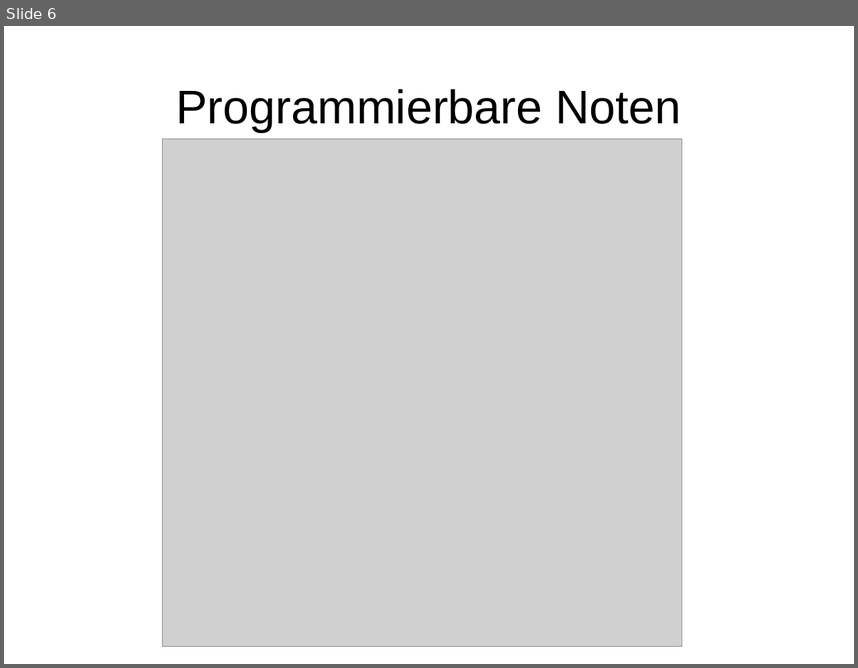
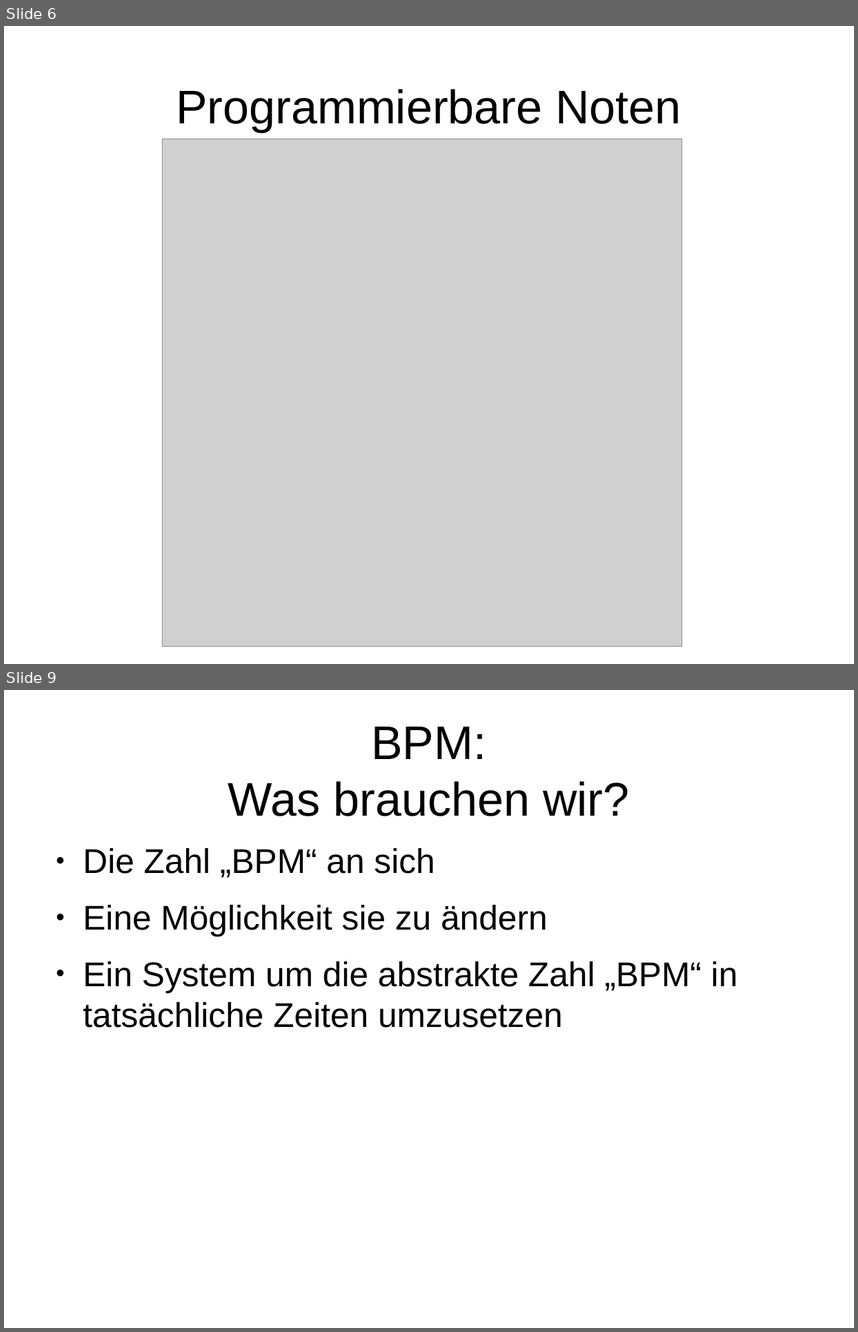
Before and after one commit to dawgermany/praesi-w-sem, a slide deck: Präsentation.odp. Shown one above the other, each under a label of ours: slide 6 before the commit, slides 6 and 9 after it; the slides between them are not shown. The pictures are 858x668 and 858x1332 pixels, drawn with LibreOffice and Linux fonts; fonts in the diff are those of the drawing; grey boxes stand for pictures. Boxes give left, top, right and bottom in pixels: in the first picture for what was removed or moved away, otherwise in the second. Text is boxed around its words. In the diff, an @@ line names an element or a change of style, - is before the commit and + after.

```diff
--- a/Präsentation.odp
+++ b/Präsentation.odp
@@ slide 9 added at [4,690,854,1328], background #FFFFFF @@
@@ title added at [228,727,629,816], 44 pt, text #000000 @@
+BPM:
+Was brauchen wir?
@@ text added at [83,848,738,1027], 32 pt, text #000000 @@
+● Die Zahl „BPM“ an sich
+● Eine Möglichkeit sie zu ändern
+● Ein System um die abstrakte Zahl „BPM“ in tatsächliche Zeiten umzusetzen
```
Also in this commit, not shown: 1 slide changed, 3 other slides added, 2 other files.
